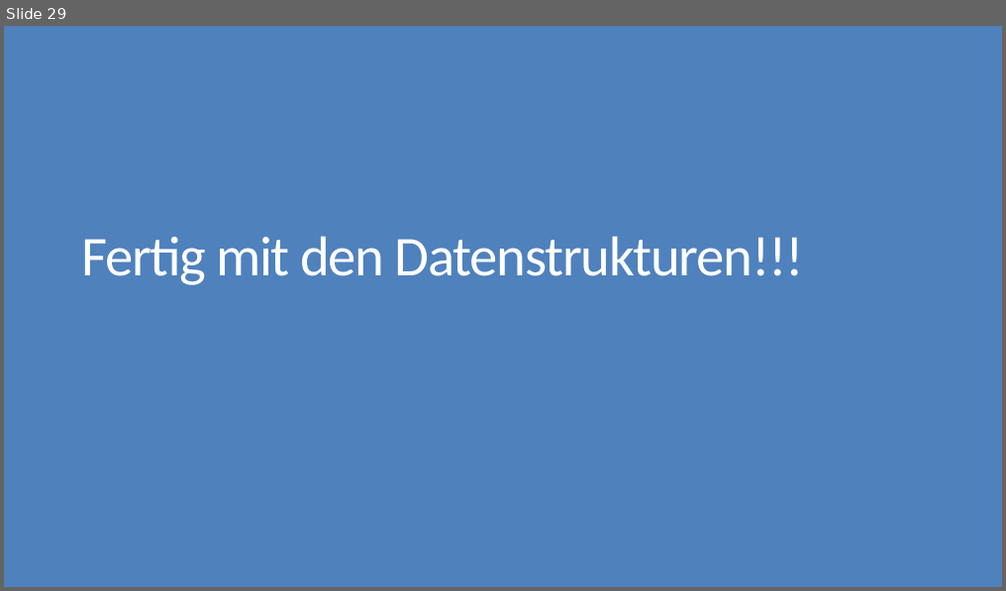
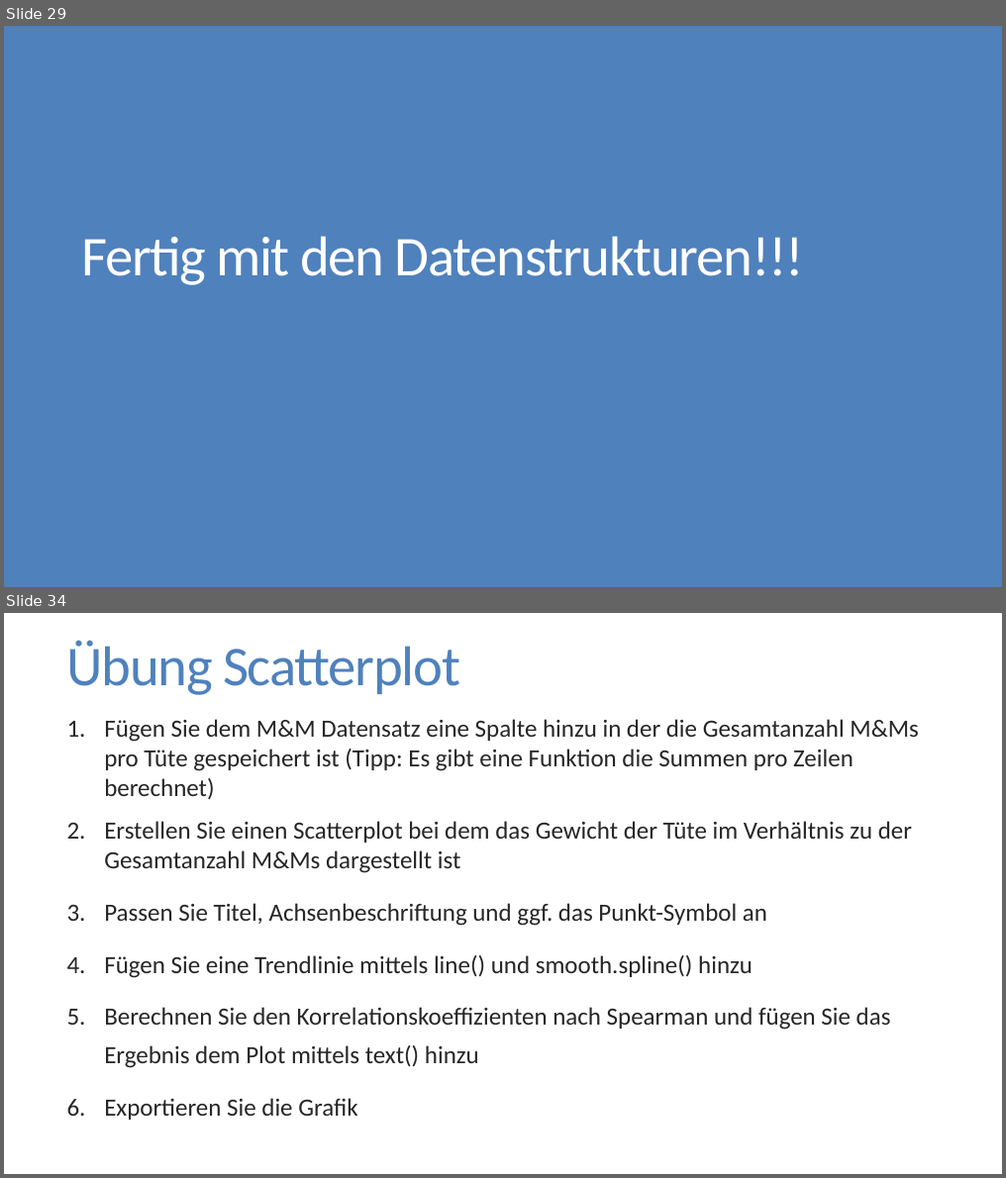
Before and after one commit to FlorianKeppeler/RKurs, a slide deck: Einführung in R.pptx. Shown one above the other, each under a label of ours: slide 29 before the commit, slides 29 and 34 after it; the slides between them are not shown. The pictures are 1006x591 and 1006x1178 pixels, drawn with LibreOffice and Linux fonts; fonts in the diff are those of the drawing. Boxes give left, top, right and bottom in pixels: in the first picture for what was removed or moved away, otherwise in the second. Text is boxed around its words. In the diff, an @@ line names an element or a change of style, - is before the commit and + after.

```diff
--- a/Einführung in R.pptx
+++ b/Einführung in R.pptx
@@ slide 34 added at box(4, 613, 1002, 1174), background #FFFFFF @@
@@ title added at box(67, 640, 460, 695), 54 pt, text #4F81BD @@
+Übung Scatterplot
@@ text added at box(104, 719, 918, 1120), 23.8 pt, text #262626 @@
+1. Fügen Sie dem M&M Datensatz eine Spalte hinzu in der die Gesamtanzahl M&Ms pro Tüte gespeichert ist (Tipp: Es gibt eine Funktion die Summen pro Zeilen berechnet)
+2. Erstellen Sie einen Scatterplot bei dem das Gewicht der Tüte im Verhältnis zu der Gesamtanzahl M&Ms dargestellt ist
+3. Passen Sie Titel, Achsenbeschriftung und ggf. das Punkt-Symbol an
+4. Fügen Sie eine Trendlinie mittels line() und smooth.spline() hinzu
+5. Berechnen Sie den Korrelationskoeffizienten nach Spearman und fügen Sie das Ergebnis dem Plot mittels text() hinzu
+6. Exportieren Sie die Grafik
```
Also in this commit, not shown: 1 slide changed, 4 other slides added, 1 slide removed, 17 other files.
